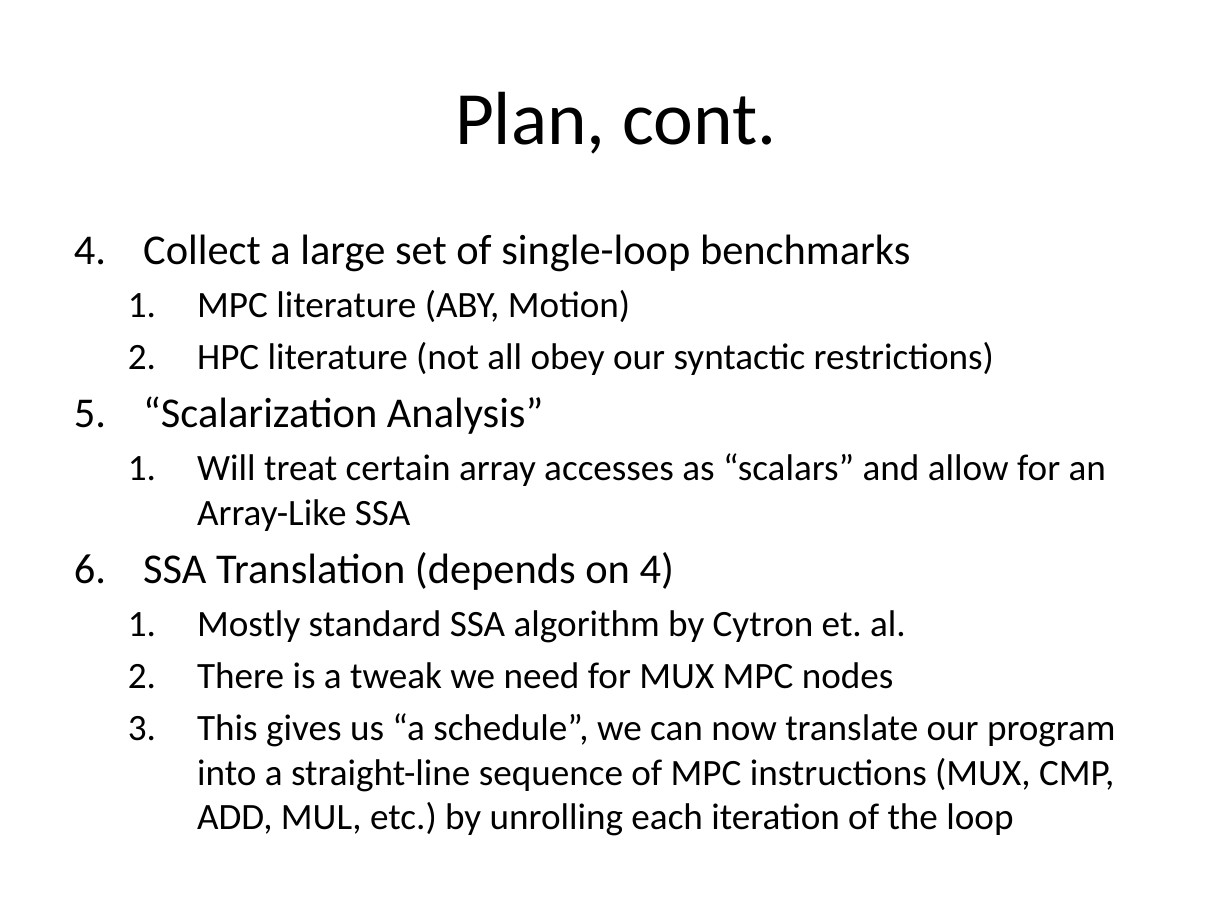
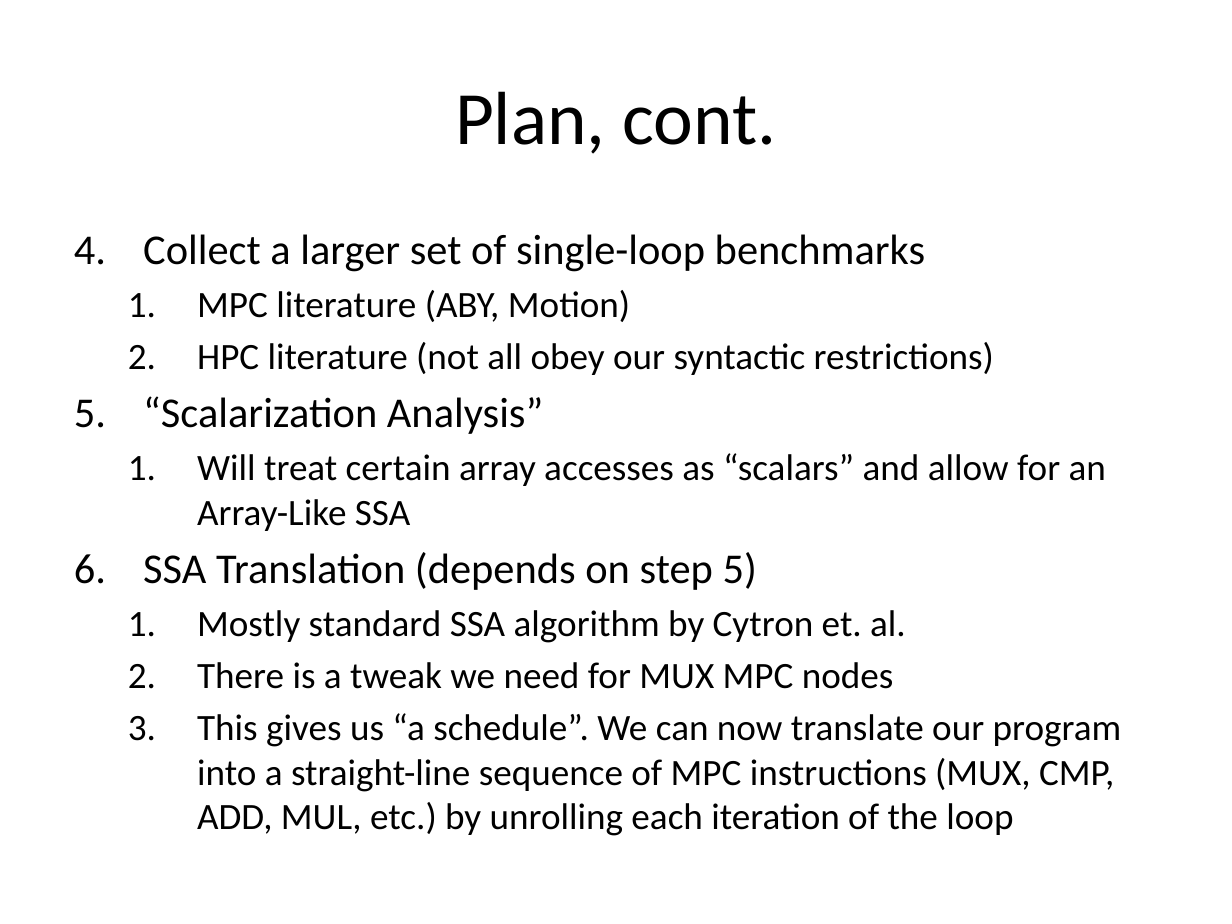
Before and after one commit to milana2/ParallelizationForMPC, a slide deck: slide 7 of MPC_Compiler_Misc_Notes.pptx. Drawn at 1232x924 pixels with LibreOffice and Linux fonts; fonts in the diff are those of the drawing. Boxes give left, top, right and bottom in pixels: in the first picture for what was removed or moved away, otherwise in the second. Text is boxed around its words. In the diff, an @@ line names an element or a change of style, - is before the commit and + after.

```diff
--- a/MPC_Compiler_Misc_Notes.pptx
+++ b/MPC_Compiler_Misc_Notes.pptx
@@ text at <box>143,234,925,272</box>: text changed @@
-4. Collect a large set of single-loop benchmarks
+4. Collect a larger set of single-loop benchmarks
@@ text at <box>143,552,757,590</box>: text changed @@
-6. SSA Translation (depends on 4)
+6. SSA Translation (depends on step 5)
@@ text at <box>197,713,1122,836</box>: text changed @@
-  3. This gives us “a schedule”, we can now translate our program into a straight-line sequence of MPC instructions (MUX, CMP, ADD, MUL, etc.) by unrolling each iteration of the loop
+  3. This gives us “a schedule”. We can now translate our program into a straight-line sequence of MPC instructions (MUX, CMP, ADD, MUL, etc.) by unrolling each iteration of the loop
```
Also in this commit, not shown: 1 other slide changed, 13 slides added.
